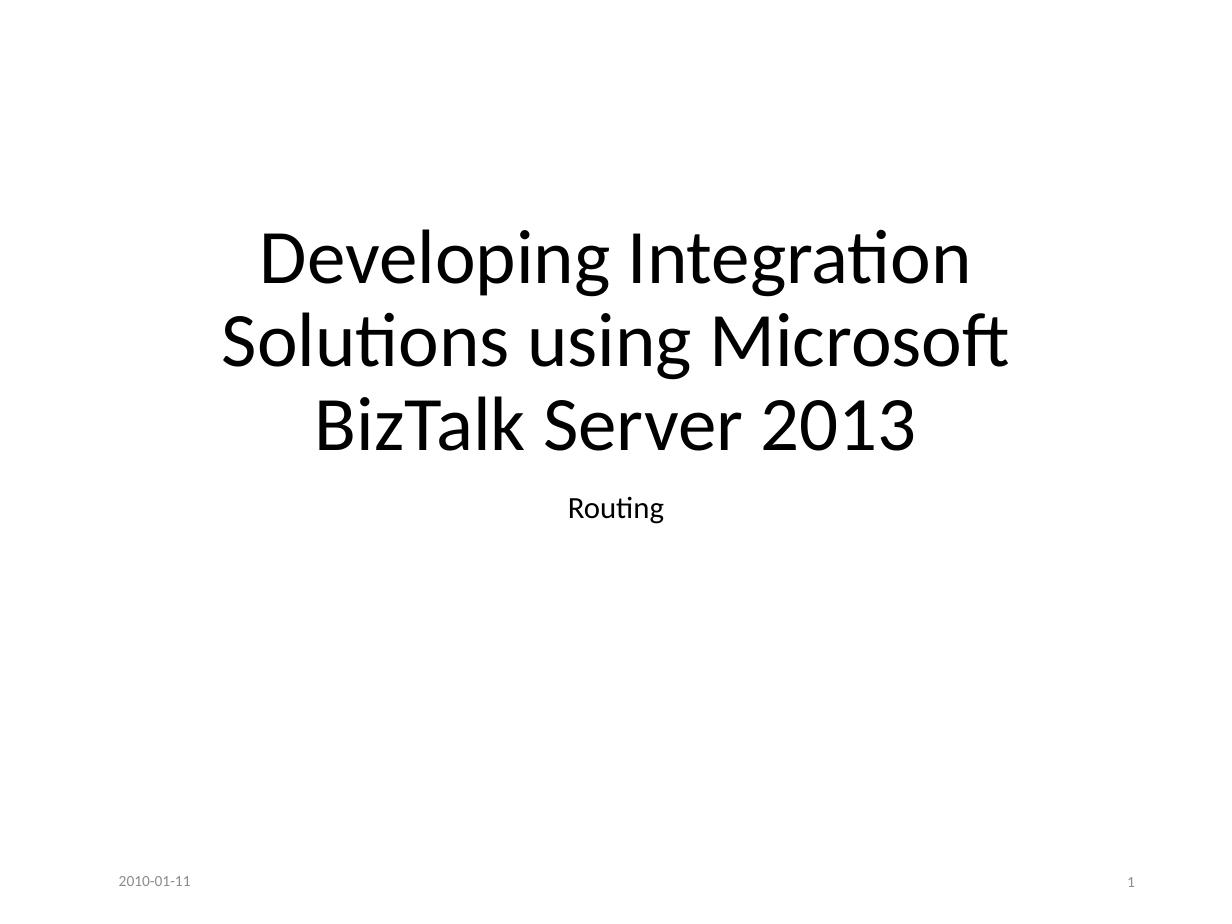
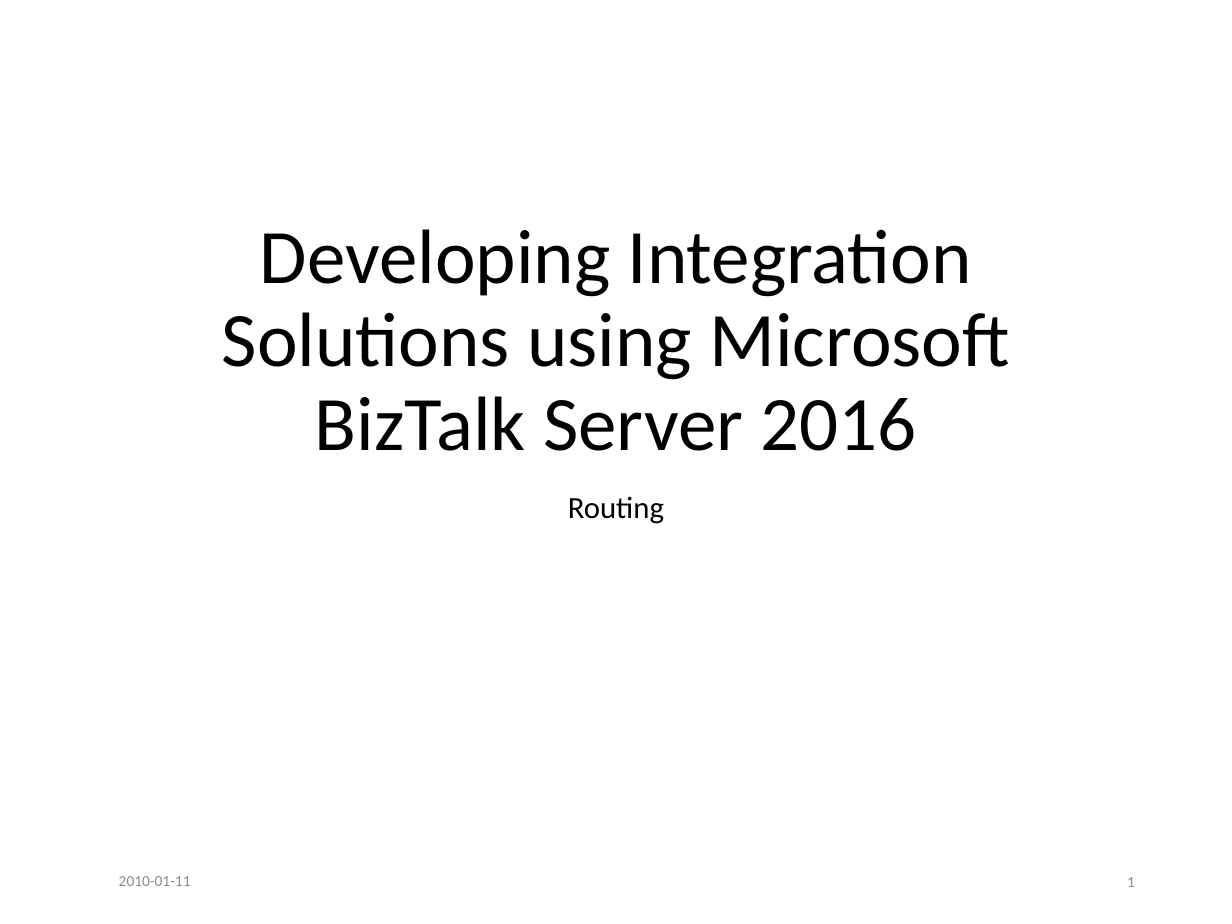
Before and after one commit to wmmihaa/BizTalk-Server---Developing-Integration-Solutions, a slide deck: slide 1 of Slides/Module 6 - Routing.pptx. Drawn at 1232x924 pixels with LibreOffice and Linux fonts; fonts in the diff are those of the drawing. Boxes give left, top, right and bottom in pixels: in the first picture for what was removed or moved away, otherwise in the second. Text is boxed around its words. In the diff, an @@ line names an element or a change of style, - is before the commit and + after.

```diff
--- a/Slides/Module 6 - Routing.pptx
+++ b/Slides/Module 6 - Routing.pptx
@@ title at (222, 229, 1010, 451): text changed @@
-Developing Integration Solutions using Microsoft BizTalk Server 2013
+Developing Integration Solutions using Microsoft BizTalk Server 2016
```
